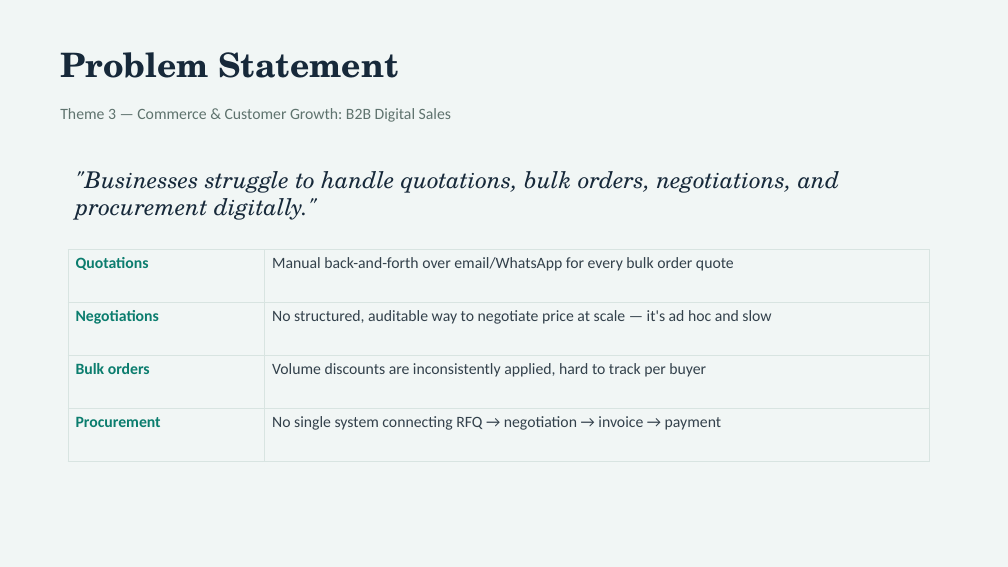
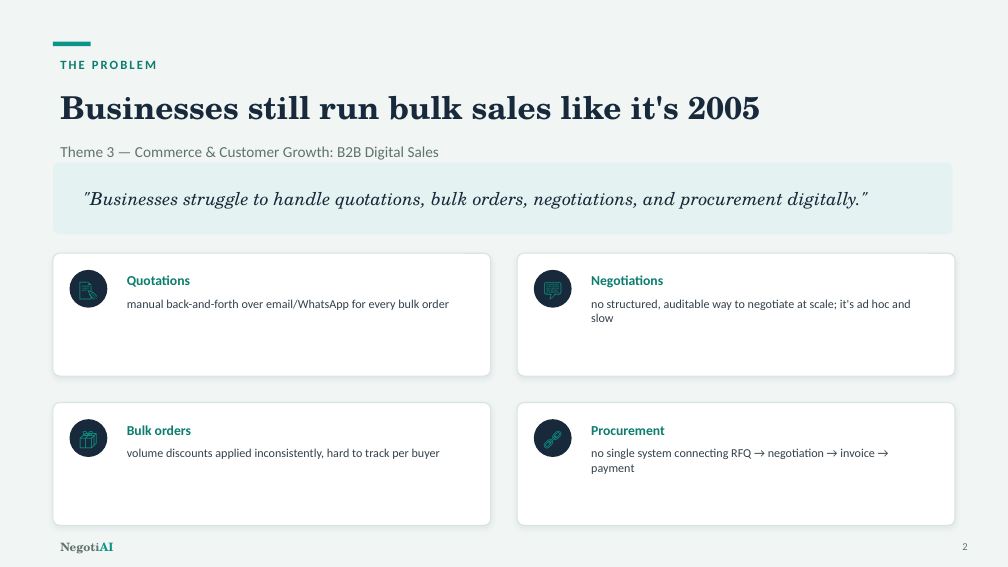
Before and after one commit to rithika-gampa/NegotiAI, a slide deck: slide 2 of NegotiAI_Presentation.pptx. Drawn at 1008x567 pixels with LibreOffice and Linux fonts; fonts in the diff are those of the drawing. Boxes give left, top, right and bottom in pixels: in the first picture for what was removed or moved away, otherwise in the second. Text is boxed around its words. In the diff, an @@ line names an element or a change of style, - is before the commit and + after.

```diff
--- a/NegotiAI_Presentation.pptx
+++ b/NegotiAI_Presentation.pptx
@@ rectangle added at (x1=53, y1=42, x2=91, y2=46), fill #0D9488 @@
@@ text at (x1=60, y1=60, x2=156, y2=69): text changed; size 32 to 12 pt; font TeX Gyre Schola to Calibri; text colour #17293A to #0B7D6E @@
-Problem Statement
+THE PROBLEM
@@ text added at (x1=60, y1=96, x2=760, y2=120), 30 pt, text #17293A, bold @@
+Businesses still run bulk sales like it's 2005
@@ text "Theme 3 — Commerce & ..." moved from (x1=60, y1=108, x2=451, y2=122) to (x1=60, y1=146, x2=439, y2=160) @@
@@ text "Theme 3 — Commerce & ..." at (x1=60, y1=146, x2=439, y2=160): size 15 to 14.5 pt @@
@@ rounded rectangle added at (x1=53, y1=163, x2=953, y2=234), fill #E4F3F1 @@
@@ text ""Businesses struggle to handle quotations, ..." moved from (x1=75, y1=171, x2=839, y2=220) to (x1=83, y1=192, x2=868, y2=209) @@
@@ text ""Businesses struggle to handle quotations, ..." at (x1=83, y1=192, x2=868, y2=209): size 22 to 17 pt @@
@@ rounded rectangle added at (x1=53, y1=253, x2=491, y2=376), fill #FFFFFF, outline #D8E4E1 1 pt @@
@@ table removed at (x1=68, y1=250, x2=930, y2=434), 4 rows, 2 columns @@
-Quotations | Manual back-and-forth over email/WhatsApp for every bulk order quote
-Negotiations | No structured, auditable way to negotiate price at scale — it's ad hoc and slow
-Bulk orders | Volume discounts are inconsistently applied, hard to track per buyer
-Procurement | No single system connecting RFQ → negotiation → invoice → payment
@@ rounded rectangle added at (x1=517, y1=253, x2=955, y2=376), fill #FFFFFF, outline #D8E4E1 1 pt @@
@@ ellipse added at (x1=70, y1=270, x2=107, y2=308), fill #17293A @@
@@ text added at (x1=70, y1=270, x2=107, y2=308), 18 pt, text #0D9488 @@
+📝
@@ text added at (x1=127, y1=275, x2=190, y2=287), 13 pt, text #0B7D6E, bold @@
+Quotations
@@ text added at (x1=127, y1=299, x2=449, y2=310), 11.5 pt, text #33414B @@
+manual back-and-forth over email/WhatsApp for every bulk order
@@ ellipse added at (x1=534, y1=270, x2=572, y2=308), fill #17293A @@
@@ text added at (x1=534, y1=270, x2=572, y2=308), 18 pt, text #0D9488 @@
+💬
@@ text added at (x1=591, y1=275, x2=663, y2=288), 13 pt, text #0B7D6E, bold @@
+Negotiations
@@ text added at (x1=591, y1=299, x2=910, y2=322), 11.5 pt, text #33414B @@
+no structured, auditable way to negotiate at scale; it's ad hoc and slow
@@ rounded rectangle added at (x1=53, y1=403, x2=491, y2=526), fill #FFFFFF, outline #D8E4E1 1 pt @@
@@ ellipse added at (x1=70, y1=419, x2=107, y2=457), fill #17293A @@
@@ text added at (x1=70, y1=419, x2=107, y2=457), 18 pt, text #0D9488 @@
+📦
@@ rounded rectangle added at (x1=517, y1=403, x2=955, y2=526), fill #FFFFFF, outline #D8E4E1 1 pt @@
@@ ellipse added at (x1=534, y1=419, x2=572, y2=457), fill #17293A @@
@@ text added at (x1=534, y1=419, x2=572, y2=457), 18 pt, text #0D9488 @@
+🔗
@@ text added at (x1=127, y1=425, x2=191, y2=435), 13 pt, text #0B7D6E, bold @@
+Bulk orders
@@ text added at (x1=127, y1=448, x2=440, y2=459), 11.5 pt, text #33414B @@
+volume discounts applied inconsistently, hard to track per buyer
@@ text added at (x1=591, y1=426, x2=665, y2=435), 13 pt, text #0B7D6E, bold @@
+Procurement
@@ text added at (x1=591, y1=448, x2=875, y2=474), 11.5 pt, text #33414B @@
+no single system connecting RFQ → negotiation → invoice → payment
@@ text added at (x1=60, y1=542, x2=113, y2=554), 11 pt, text #5F736E, bold @@
+NegotiAI
@@ text added at (x1=962, y1=543, x2=967, y2=550), 10 pt, text #5F736E @@
+2
```
Also in this commit, not shown: 10 other slides changed.
